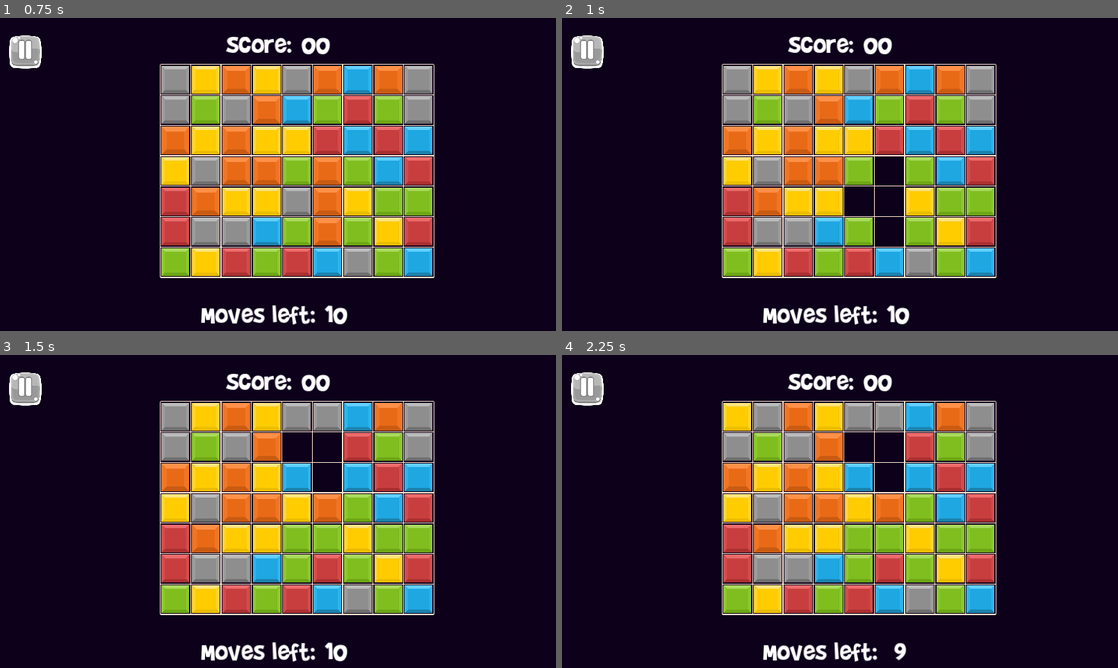
Above: before the commit, frames 1-4 (two rows, left to right).
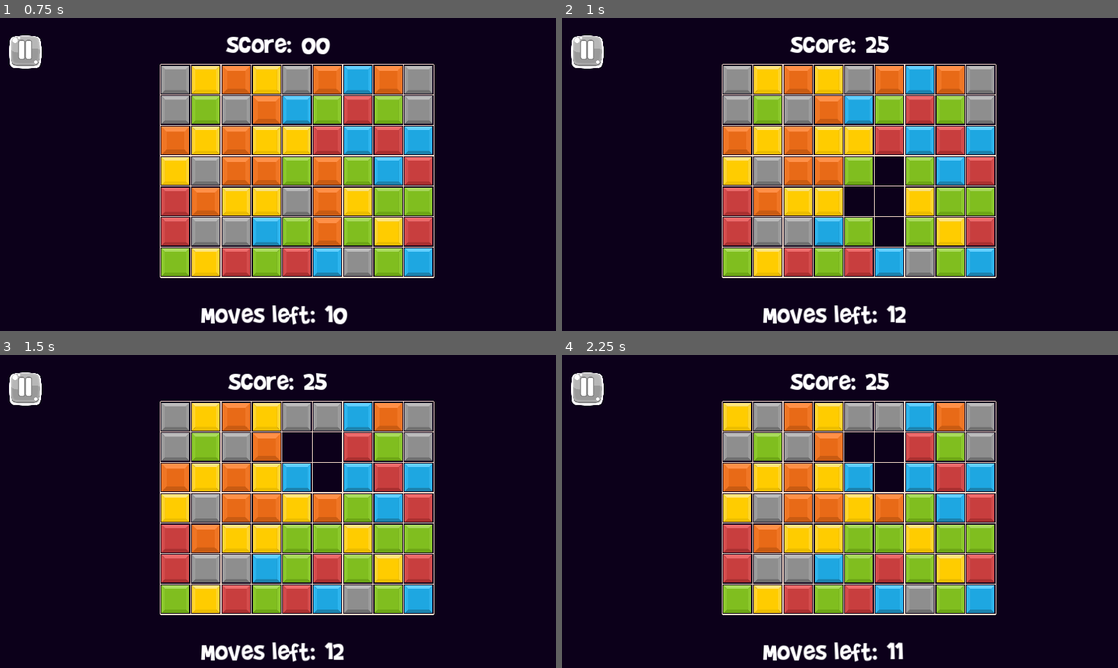
Above: after the commit, the same moments.

Repository: bonsaipropaganda/match-3-with-a-twist
Game: Godot game, scene res://Content/main.tscn
Same seed, same stepped clock (60 frames per second), same inputs: the game is played once before the commit and once after it. The engine's default icon, where the game draws it, is replaced by a stand-in: a white triangle on a blue panel in a dark square.
Inputs (mouse positions are in pixels of both pictures, inside the frame that each line leads up to):
- Up to frame 1 (0.75 s): click (111, 205) at 0.5 s
- Up to frame 2 (1 s): no input
- Up to frame 3 (1.5 s): move the mouse to (177, 417) at 1.27 s; press the mouse at (177, 417) at 1.28 s
- Up to frame 4 (2.25 s): tap Enter at 2 s; move the mouse to (767, 417) at 2.02 s; release the mouse at (767, 417) at 2.03 s; click (767, 417) at 2.1 s

Frame 1 is identical in both runs. In frame 2, 0.7% of the frame differs, in the area x 40-63%, y 5-98%; in frame 3, 0.7%; in frame 4, 0.7%, in the area x 40-62%, y 5-98%.

Commit message:
Adding score and moves is now part of the update function

Diff:
--- a/Content/Grid/grid.gd
+++ b/Content/Grid/grid.gd
@@ -79,17 +79,26 @@
 				settled = false
 				done_updating = false
 
-	var to_free = []
+	var matches = []
 	if settled:
-		to_free = get_to_free()
-		for i in to_free: # [tile_type, x, y]
+		matches = get_matches()
+
+		# Remove tiles from the board
+		for i in matches: # [tile_type, x, y]
 			var x = i[1]
 			var y = i[2]
 			if grid[y][x] != null:
 				grid[y][x].queue_free()
 				grid[y][x] = null
 
-	if to_free.size() == 0:
+		# Reward the player for matches
+		if matches != []:
+			prevoiusSwaps = []
+
+		add_moves(matches.size())
+		add_score(matches.size())
+
+	if matches.size() == 0:
 		if settled:
 			done_updating = true
 		for x in grid_width:
@@ -102,6 +111,7 @@
 	if len(prevoiusSwaps) == 3 and true:
 		on_unswap_tiles()
 
+
 func init_grid(width, height):
 	var g = []
 	for i in height:
@@ -154,8 +164,8 @@
 		return grid[y][x] != null && grid[y+1][x] == null
 
 
-func get_to_free():
-	var to_free := []
+func get_matches():
+	var matches := []
 	var to_check := []
 
 	# Vertical check
@@ -167,14 +177,14 @@
 					to_check.append([grid[y][x].tile_type, x, y])
 				elif grid[y][x].tile_type != to_check.back()[0]:
 					if to_check.size() >= 3:
-						to_free.append_array(to_check)
+						matches.append_array(to_check)
 					to_check.clear()
 					to_check.append([grid[y][x].tile_type, x, y])
 				elif grid[y][x].tile_type == to_check.back()[0]:
 					to_check.append([grid[y][x].tile_type, x, y])
 					if y == grid_height-1 && to_check.size() >= 3:
 						to_check.append([grid[y][x].tile_type, x, y])
-						to_free.append_array(to_check)
+						matches.append_array(to_check)
 			else:
 				to_check.clear()
 	# Horizontal check
@@ -186,41 +196,40 @@
 					to_check.append([grid[y][x].tile_type, x, y])
 				elif grid[y][x].tile_type != to_check.back()[0]:
 					if to_check.size() >= 3:
-						to_free.append_array(to_check)
+						matches.append_array(to_check)
 					to_check.clear()
 					to_check.append([grid[y][x].tile_type, x, y])
 				elif grid[y][x].tile_type == to_check.back()[0]:
 					to_check.append([grid[y][x].tile_type, x, y])
 					if x == grid_width-1 && to_check.size() >= 3:
 						to_check.append([grid[y][x].tile_type, x, y])
-						to_free.append_array(to_check)
+						matches.append_array(to_check)
 			else:
 				# if the tile is null this runs
 				if !to_check.is_empty():
 					if to_check.size() >= 3:
-						to_free.append_array(to_check)
+						matches.append_array(to_check)
 				to_check.clear()
 
 		# Stops Tile from breaking if that tile doesnt have the BREAK_ON_MATCH Stat
-		for tile in to_free:
+		for tile in matches:
 			if Tile.TileStats.BREAK_ON_MATCH not in Tile.tile_stats[tile[0]]:
-				to_free.erase(tile)
+				matches.erase(tile)
 
 	# Makes Tile break if that tile has the BREAK_ON_AGACENT_MATCH Stat and is agacent to a match that was made
 	for row in grid:
 		for tile in row:
 			if tile != null:
 				if Tile.TileStats.BREAK_ON_ADJACENT_MATCH in Tile.tile_stats[tile.tile_type]:
-					for free in to_free:
+					for free in matches:
 						if tile.grid_pos.distance_to(Vector2(free[1],free[2])) == 1:
-							to_free.append([tile.tile_type, tile.grid_pos.x, tile.grid_pos.y])
-#	to_free += to_check
-	return to_free
+							matches.append([tile.tile_type, tile.grid_pos.x, tile.grid_pos.y])
+#	matches += to_check
+	return matches
 
 
 func on_swap_tile(from_pos, direction):
 	if done_updating and !doingSwap:
-
 		var to_pos = from_pos + direction
 		var slideInstead = false
 
@@ -254,17 +263,6 @@
 		else:
 			move_tile(from_pos.x, from_pos.y, to_pos.x, to_pos.y)
 
-
-
-		if get_to_free() != []:
-			prevoiusSwaps = []
-
-		# prior to updating the grid we need to get which tiles were matched by the player
-		var matches_made = get_to_free()
-		# this adds moves to your moves left variable in the move counter
-		add_moves(matches_made.size())
-		add_score(matches_made.size())
-
 		doingSwap = false
 		done_updating = false
 
@@ -294,6 +292,7 @@
 		move_left += 3
 	elif tiles_matched >= 6:
 		move_left += 5
+
 
 func add_score(tiles_matched):
 	if tiles_matched == 3:
